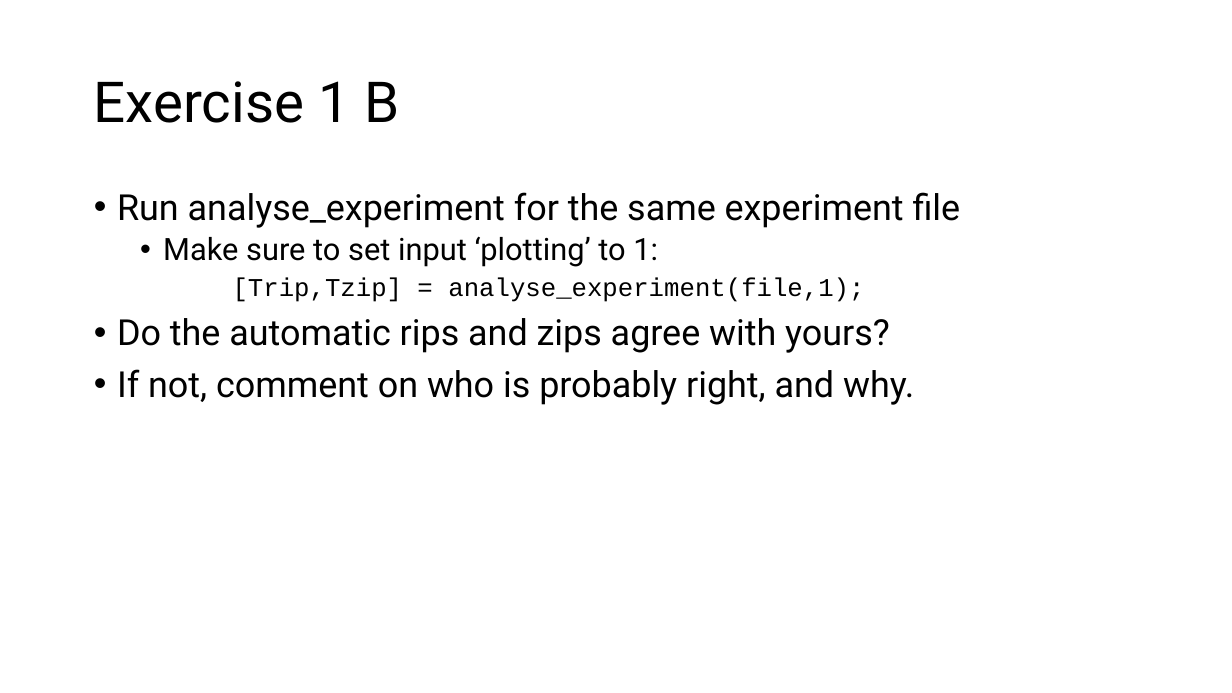
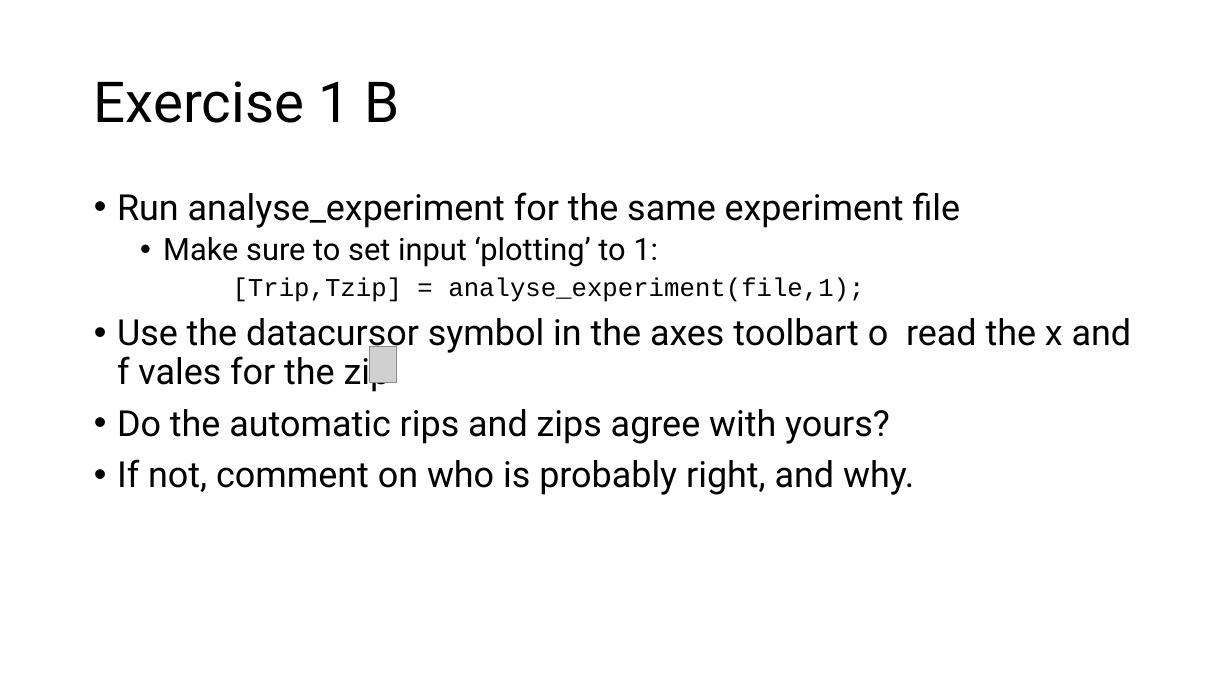
Before and after one commit to are-mj/OpticalTweezers, a slide deck: slide 9 of Summer school 2024/Exercises.pptx. Drawn at 1232x693 pixels with LibreOffice and Linux fonts; fonts in the diff are those of the drawing; grey boxes stand for pictures. Boxes give left, top, right and bottom in pixels: in the first picture for what was removed or moved away, otherwise in the second. Text is boxed around its words. In the diff, an @@ line names an element or a change of style, - is before the commit and + after.

```diff
--- a/Summer school 2024/Exercises.pptx
+++ b/Summer school 2024/Exercises.pptx
@@ text at (x1=117, y1=318, x2=1132, y2=393): paragraph added @@
+• Use the datacursor symbol in the axes toolbart o read the x and f vales for the zip
@@ picture added at (x1=369, y1=347, x2=396, y2=383) @@
```
Also in this commit, not shown: 9 other slides changed, 2 slides added.
